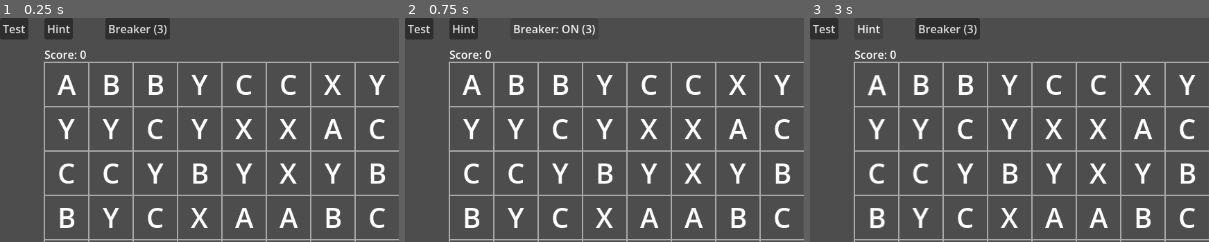
Above: before the commit, frames 1-3 (left to right).
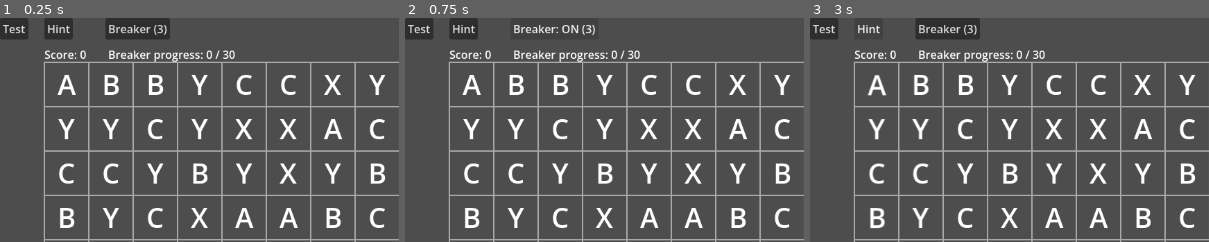
Above: after the commit, the same moments.

Repository: fehudma/godot_projects
Game: Godot game, scene res://Scenes/game.tscn
Same seed, same stepped clock (60 frames per second), same inputs: the game is played once before the commit and once after it.
Inputs:
- Up to frame 1 (0.25 s): no input
- Up to frame 2 (0.75 s): click "Breaker (3)" at 0.5 s
- Up to frame 3 (3 s): click "Breaker: ON (3)" at 1.25 s; click "Test" at 2 s; click "Hint" at 2.75 s
The pictures show only the part of the screen within x 0-50%, y 0-50%; the shares and areas given below are measured in that part.

The runs differ from the first frame. In frame 1, 0.6% of the frame differs, in the area x 27-59%, y 14-20%; in frame 2, 0.6%; in frame 3, 0.6%.

Commit message:
Hide progress when Breakers are full

Diff:
--- a/Scenes/board.gd
+++ b/Scenes/board.gd
@@ -26,6 +26,7 @@
 #==========================onreadies
 @onready var breaker_button: Button = $"../BreakerButton"
 @onready var score_label: Label = $"../ScoreLabel"
+@onready var breaker_progress_label: Label = $"../BreakerProgressLabel"
 
 
 #==========================VARS
@@ -511,6 +512,7 @@
 	pieces_cleared_toward_breaker += matched_pieces.size()
 
 	check_breaker_reward()
+	update_breaker_progress_display()
 	update_score_display()
 
 #Animate matched pieces disappearing
@@ -550,6 +552,19 @@
 		breaker_button.text = "Breaker: ON (" + str(breakers_remaining) + ")"
 	else:
 		breaker_button.text = "Breaker (" + str(breakers_remaining) + ")"
+
+#Update the Breaker progress label
+func update_breaker_progress_display() -> void:
+	if breakers_remaining >= MAX_BREAKERS:
+		breaker_progress_label.text = "Breaker progress: MAX"
+		return
+
+	breaker_progress_label.text = (
+		"Breaker progress: "
+		+ str(pieces_cleared_toward_breaker)
+		+ " / "
+		+ str(BREAKER_PIECES_REQUIRED)
+	)
 #==========================OTHER FUNCTIONS
 #“Where should the center of cell (column, row) be?”
 func _draw() -> void:
--- a/Scenes/game.tscn
+++ b/Scenes/game.tscn
@@ -32,6 +32,13 @@
 offset_bottom = 64.0
 text = "Score: 0"
 
+[node name="BreakerProgressLabel" type="Label" parent="." unique_id=371216888]
+offset_left = 156.0
+offset_top = 41.0
+offset_right = 340.0
+offset_bottom = 64.0
+text = "Breaker progress: 0 / 30"
+
 [connection signal="pressed" from="TestButton" to="Board" method="_on_test_button_pressed"]
 [connection signal="pressed" from="HintButton" to="Board" method="_on_hint_button_pressed"]
 [connection signal="pressed" from="BreakerButton" to="Board" method="_on_breaker_button_pressed"]
